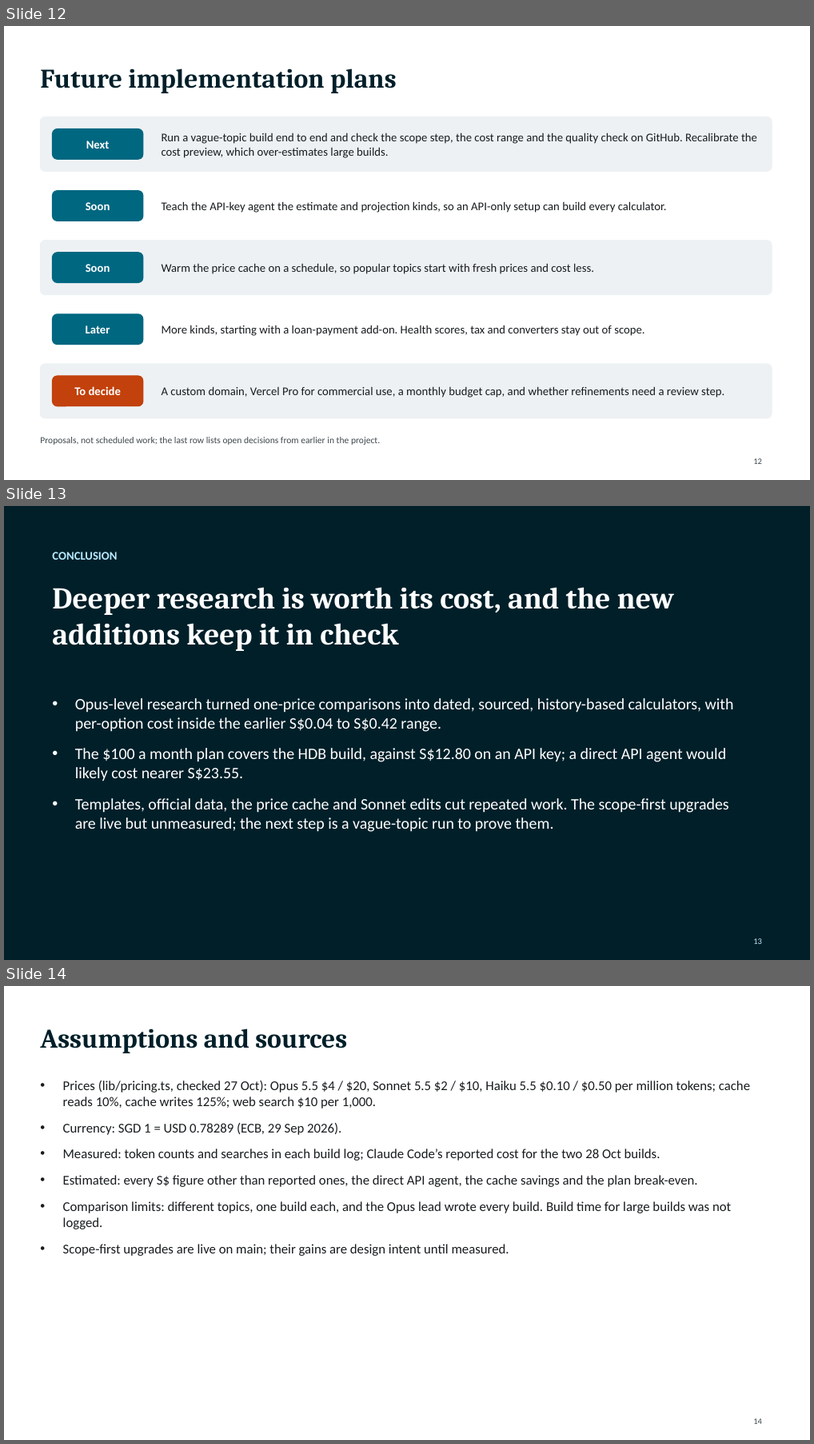
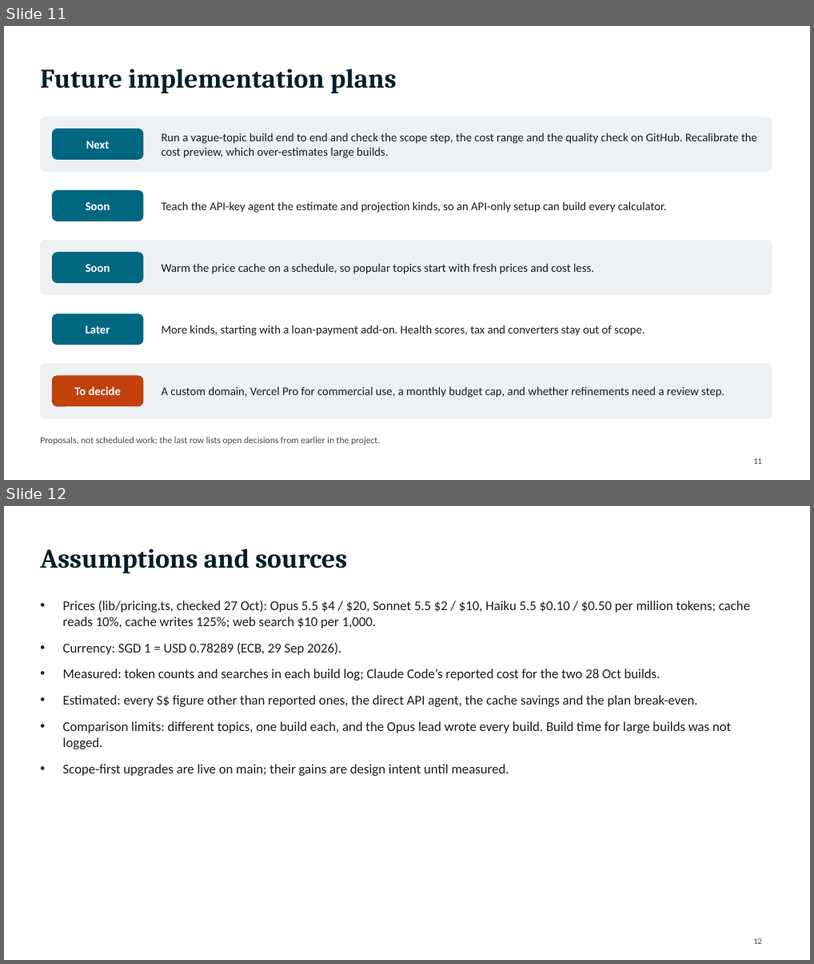
Before and after one commit to Minemine-afk/FinWebBuilder, a slide deck: FinWebBuilder-changes-made.pptx. Shown one above the other, each under a label of ours: slides 12, 13 and 14 before the commit, slides 11 and 12 after it. The pictures are 814x1444 and 814x964 pixels, drawn with LibreOffice and Linux fonts; fonts in the diff are those of the drawing. Boxes give left, top, right and bottom in pixels: in the first picture for what was removed or moved away, otherwise in the second. Text is boxed around its words. In the diff, an @@ line names an element or a change of style, - is before the commit and + after.

```diff
--- a/FinWebBuilder-changes-made.pptx
+++ b/FinWebBuilder-changes-made.pptx
@@ slide 13 removed at (4,506,810,960), background #001F29 @@
@@ text removed at (52,552,117,560) @@
-CONCLUSION
@@ text removed at (52,587,674,651) @@
-Deeper research is worth its cost, and the new additions keep it in check
@@ text removed at (75,698,734,832) @@
-• Opus-level research turned one-price comparisons into dated, sourced, history-based calculators, with per-option cost inside the earlier S$0.04 to S$0.42 range.
-• The $100 a month plan covers the HDB build, against S$12.80 on an API key; a direct API agent would likely cost nearer S$23.55.
-• Templates, official data, the price cache and Sonnet edits cut repeated work. The scope-first upgrades are live but unmeasured; the next step is a vague-topic run to prove them.
@@ page number removed at (754,938,762,944) @@
-13
@@ what was slide 12 is now slide 11 @@
@@ what was slide 14 is now slide 12 @@
@@ page number at (754,938,762,944): text changed @@
-14
+12
```
Also in this commit, not shown: 1 slide changed, 1 other slide removed.
